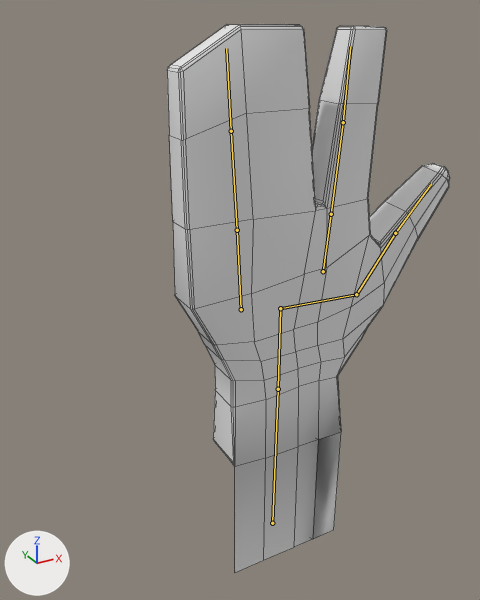
One commit to the Blender file source_mesh/mystic_hand.blend: the scene before it, then after it.
Rendered twice from a camera (50 mm lens) standing at (0.067, -0.386, 0.116) and looking at (0.328, 0.089, -0.122). The axes (+X, +Y, +Z) are drawn at lower left. The lights are the same throughout. The bones that bend it are drawn over the model as lines. Mesh edges are drawn as thin lines.

Names of what the first picture shows: 'mystic_hand'.
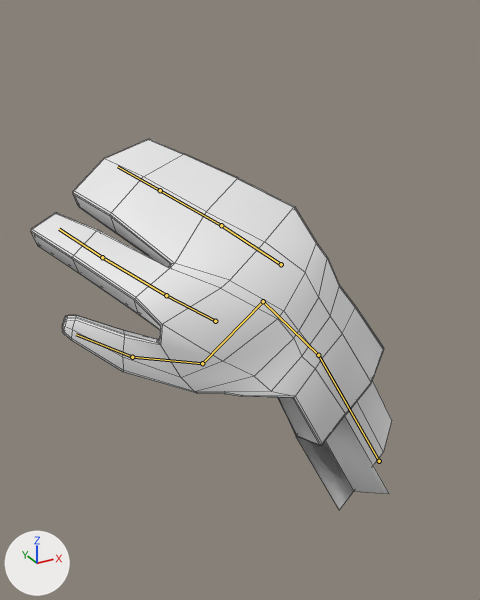
The newer file adds an action. The first version stands in its rest pose; the second is drawn at frame 1 of the action 'arte_2'.

What differs and where, as boxes (x1, y1, x2, y2) in the pictures (480 x 600 px):
'mystic_hand', posed (27% wider, 32% shorter)
    before: (167, 24, 450, 572)
    after: (31, 139, 392, 510)
bone 'Wrist', root to tip
    before: (272, 523) to (278, 389)
    after: (379, 461) to (318, 355)
bone 'Palm', root to tip
    before: (278, 389) to (280, 308)
    after: (318, 355) to (263, 301)
bone 'Fingers', root to tip
    before: (241, 309) to (237, 230)
    after: (281, 264) to (221, 225)
bone 'Fingers.001', root to tip
    before: (237, 230) to (231, 131)
    after: (221, 225) to (160, 190)
bone 'Finger', root to tip
    before: (323, 271) to (331, 214)
    after: (215, 321) to (166, 295)
bone 'Finger.001', root to tip
    before: (331, 214) to (343, 122)
    after: (166, 295) to (102, 257)
bone 'Palm.001', root to tip
    before: (280, 308) to (356, 294)
    after: (263, 301) to (202, 363)
bone 'Palm.003', root to tip
    before: (395, 233) to (431, 183)
    after: (132, 357) to (76, 334)

What changed in the scene script:
```text
Change bone_wrist:
    where bone_wrist = bpy.data.objects['Armature.001'].pose.bones['Wrist']  # child of 'Root'
    bone_wrist.location: (0.0, 0.0, 0.0) -> (0.118, 0.024, -0.001)
    bone_wrist.rotation_quaternion: (1.0, 0.0, 0.0, 0.0) -> (0.096, 0.23, -0.963, 0.099)  # degrees (0, 0, 0) -> degrees (9, -167, 26)
Change bone_palm:
    where bone_palm = bpy.data.objects['Armature.001'].pose.bones['Palm']  # child of 'Wrist'
    bone_palm.rotation_quaternion: (1.0, 0.0, 0.0, 0.0) -> (0.989, 0.122, 0.022, -0.081)  # degrees (0, 0, 0) -> degrees (14, 4, -9)
Change bone_fingers:
    where bone_fingers = bpy.data.objects['Armature.001'].pose.bones['Fingers']  # child of 'Palm'
    bone_fingers.location: (0.0, 0.0, 0.0) -> (0.0, 0.001, -0.003)
    bone_fingers.rotation_quaternion: (1.0, 0.0, 0.0, 0.0) -> (0.962, 0.273, 0.0, 0.0)  # degrees (0, 0, 0) -> degrees (32, 0, 0)
Change bone_fingers_001:
    where bone_fingers_001 = bpy.data.objects['Armature.001'].pose.bones['Fingers.001']  # child of 'Fingers'
    bone_fingers_001.rotation_quaternion: (1.0, 0.0, 0.0, 0.0) -> (0.997, 0.079, 0.0, 0.0)  # degrees (0, 0, 0) -> degrees (9, 0, 0)
Change bone_finger:
    where bone_finger = bpy.data.objects['Armature.001'].pose.bones['Finger']  # child of 'Palm'
    bone_finger.location: (0.0, 0.0, 0.0) -> (0.0, -0.002, 0.006)
    bone_finger.rotation_quaternion: (1.0, 0.0, 0.0, 0.0) -> (0.962, 0.273, 0.0, 0.0)  # degrees (0, 0, 0) -> degrees (32, 0, 0)
Change bone_finger_001:
    where bone_finger_001 = bpy.data.objects['Armature.001'].pose.bones['Finger.001']  # child of 'Finger'
    bone_finger_001.rotation_quaternion: (1.0, 0.0, 0.0, 0.0) -> (0.996, 0.058, 0.05, 0.039)  # degrees (0, 0, 0) -> degrees (7, 5, 5)
Change bone_palm_001:
    where bone_palm_001 = bpy.data.objects['Armature.001'].pose.bones['Palm.001']  # child of 'Palm'
    bone_palm_001.rotation_quaternion: (1.0, 0.0, 0.0, 0.0) -> (0.964, 0.264, 0.0, 0.0)  # degrees (0, 0, 0) -> degrees (31, 0, 0)
Change bone_palm_003:
    where bone_palm_003 = bpy.data.objects['Armature.001'].pose.bones['Palm.003']  # child of 'Palm.002'
    bone_palm_003.rotation_quaternion: (1.0, 0.0, 0.0, 0.0) -> (0.978, -0.003, 0.071, 0.198)  # degrees (0, 0, 0) -> degrees (1, 8, 23)
```
